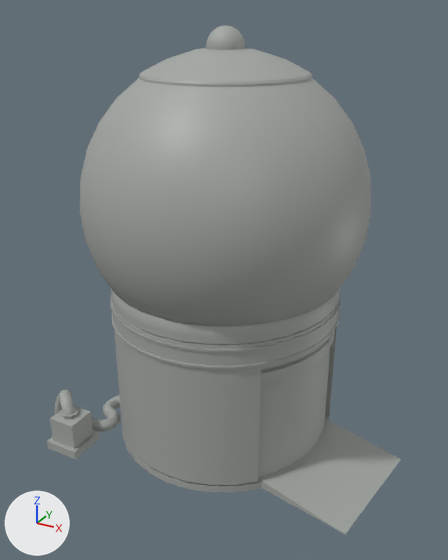
The FBX model modelaje/blocking_assets/gashapon_st.fbx as it was, and as the next commit left it.
Before and after are seen from a 50 mm lens placed at (4.41, -8.01, 6.63), pointed at (0.2, -0.34, 2.79). Lighting does not change. The marker at lower left points along +X, +Y and +Z.

Names of what the first picture shows: 'gashapon_st'.
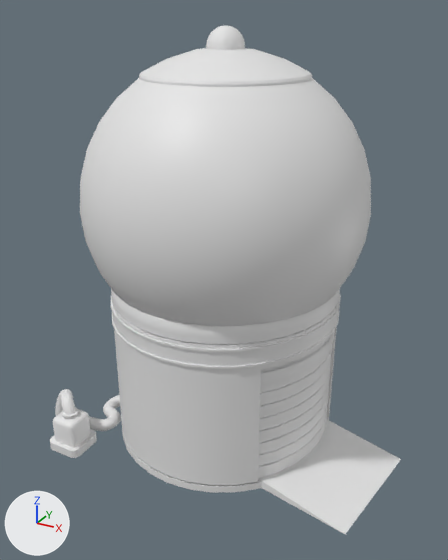
The change, as JSON lines over the scene's bpy script:
```json
{"block": "me_cube_004", "where": "# used by ob_gashapon_st; location = (0.0, 0.0, 0.0); scale = (0.272, 0.272, 0.272)"}
{"op": "remove", "block": "me_cube_004", "code": "me_cube_004.from_pydata(...)  # 2656 vertices, 2537 faces; spans x -8.7..11.2, y -8.1..7.6, z -0.1..23.5"}
{"op": "remove", "block": "me_cube_004", "code": "me_cube_004.materials.append(mat_material_001)  # grey #a4a8a4"}
{"op": "add", "block": "me_cube_004", "code": "me_cube_004.from_pydata(...)  # 5163 vertices, 4992 faces; spans x -2.4..3.1, y -2.2..2.1, z 0.0..6.4"}
{"block": "me_cube_004", "change": "me_cube_004 part 1: the loose piece of 9 vertices spanning x 4.7..11.2, y -5.8..2.3, z 0.0..0.6 is scaled about the mesh origin by 0.272"}
{"block": "me_cube_004", "change": "me_cube_004 part 2: the loose piece of 513 vertices spanning x -7.6..8.1, y -8.1..7.6, z 10.1..22.5 is scaled about the mesh origin by 0.272"}
{"block": "me_cube_004", "change": "me_cube_004 part 3: the loose piece of 14 vertices spanning x 4.8..6.7, y -5.0..2.4, z 6.7..7.4 is scaled about the mesh origin by 0.272"}
{"block": "me_cube_004", "change": "me_cube_004 part 4: a new loose piece, a UV sphere (20 segments, 16 rings, poles along z) spanning x -0.19..0.34, y -0.33..0.2, z 5.87..6.41"}
{"block": "me_cube_004", "change": "me_cube_004 part 5: the loose piece of 256 vertices spanning x -6.3..6.9, y -7.1..6.6, z 7.9..9.0 is scaled about the mesh origin by 0.272"}
{"block": "me_cube_004", "change": "me_cube_004 part 6: a new loose piece of 2904 vertices spanning x -2.4..-1.2, y -2.0..-0.5, z 0.0..0.9"}
{"block": "me_cube_004", "change": "me_cube_004 part 7: a new loose piece of 502 vertices spanning x -1.7..1.9, y -1.9..1.8, z 0.0..2.8"}
{"block": "me_cube_004", "change": "me_cube_004 part 8: a new loose piece of 238 vertices spanning x 1.3..1.8, y -1.4..0.7, z 0.1..2.1"}
{"block": "me_cube_004", "change": "me_cube_004 part 9: a new loose piece of 165 vertices spanning x -2.0..-1.6, y -2.1..-1.6, z 0.1..0.6"}
{"block": "me_cube_004", "change": "me_cube_004 part 10: a new loose piece of 48 vertices spanning x -2.1..-1.5, y -2.2..-1.6, z 0.0..0.1"}
{"block": "me_cube_004", "change": "me_cube_004 part 11: the loose piece of 732 vertices spanning x -8.7..-4.4, y -7.4..-1.7, z -0.1..3.2 is deleted"}
{"block": "me_cube_004", "change": "me_cube_004 part 12: the loose piece of 302 vertices spanning x -0.7..1.2, y -1.2..0.7, z 21.6..23.5 is deleted"}
{"block": "me_cube_004", "change": "me_cube_004 part 13: the loose piece of 97 vertices spanning x -7.5..-5.8, y -7.7..-6.0, z 0.4..2.3 is deleted"}
{"block": "me_cube_004", "change": "me_cube_004 part 14: the loose piece of 8 vertices spanning x -7.7..-5.5, y -8.0..-5.8, z 0.0..0.5 is deleted"}
{"block": "me_cube_004", "change": "me_cube_004 part 15: 513 vertices removed from x -6.2..6.8, y -7.0..6.6, z 0.0..10.3"}
{"op": "set", "path": "ob_gashapon_st.scale", "old": "(0.272, 0.272, 0.272)", "new": "(1.0, 1.0, 1.0)"}
```

Where the change shows, as pixel boxes (x1, y1, x2, y2) in the pictures (448 x 560 px; the box of a moved part takes in the faces that stretch with it):
```json
{"object": "gashapon_st", "change": "reshaped, rescaled", "before": [47, 25, 401, 534], "after": [50, 25, 401, 534]}
{"part": 1, "of": "me_cube_004", "change": "moved or reshaped", "before": [261, 421, 401, 534], "after": [261, 421, 401, 534]}
{"part": 2, "of": "me_cube_004", "change": "moved or reshaped", "before": [80, 48, 371, 326], "after": [80, 48, 371, 326]}
{"part": 3, "of": "me_cube_004", "change": "moved or reshaped", "before": [261, 330, 335, 384], "after": [261, 330, 335, 384]}
{"part": 4, "of": "me_cube_004", "change": "added", "after": [206, 25, 245, 50]}
{"part": 5, "of": "me_cube_004", "change": "moved or reshaped", "before": [111, 293, 341, 369], "after": [111, 293, 341, 369]}
{"part": 6, "of": "me_cube_004", "change": "added", "after": [55, 389, 121, 431]}
{"part": 7, "of": "me_cube_004", "change": "added", "after": [111, 289, 340, 493]}
{"part": 8, "of": "me_cube_004", "change": "added", "after": [258, 334, 333, 478]}
{"part": 9, "of": "me_cube_004", "change": "added", "after": [53, 408, 91, 448]}
{"part": 10, "of": "me_cube_004", "change": "added", "after": [50, 429, 97, 458]}
{"part": 11, "of": "me_cube_004", "change": "deleted", "before": [55, 390, 120, 432]}
{"part": 12, "of": "me_cube_004", "change": "deleted", "before": [206, 25, 245, 50]}
{"part": 13, "of": "me_cube_004", "change": "deleted", "before": [50, 406, 93, 449]}
{"part": 14, "of": "me_cube_004", "change": "deleted", "before": [47, 430, 99, 460]}
{"part": 15, "of": "me_cube_004", "change": "deleted", "before": [111, 289, 340, 493]}
```
